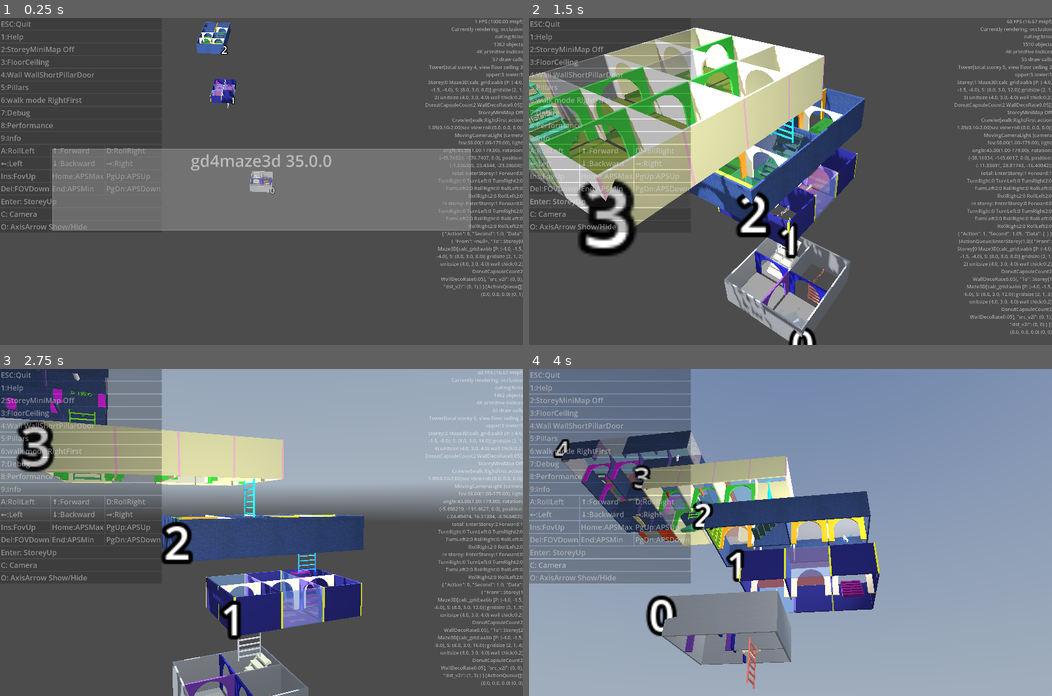
Above: before the commit, frames 1-4 (two rows, left to right).
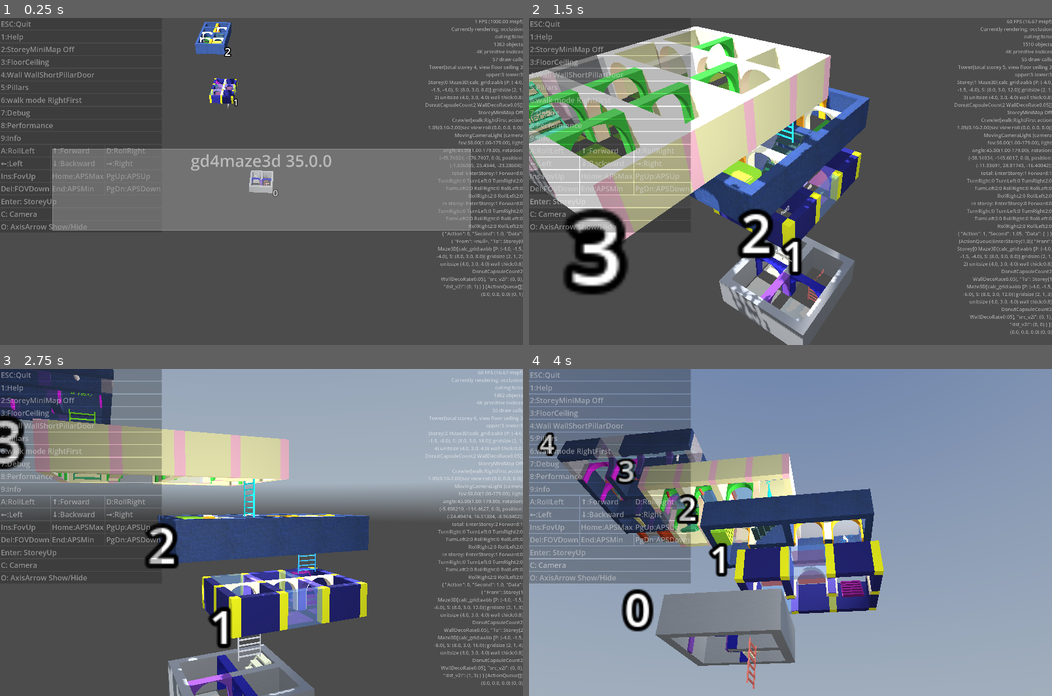
Above: after the commit, the same moments.

Repository: kasworld/gd4maze3d
Game: Godot game, scene res://main.tscn
The game is run twice, just before and just after one commit, with the same random seed, the same clock (stepped at 60 frames per second) and the same inputs. A sky picture missing from this copy of the repository is replaced by a grey-blue gradient.
Inputs (mouse positions are in pixels of both pictures, inside the frame that each line leads up to):
- Up to frame 1 (0.25 s): no input
- Up to frame 2 (1.5 s): click "Enter: StoreyUp" at 0.5 s; click "Enter: StoreyUp" at 1.25 s
- Up to frame 3 (2.75 s): tap Enter at 2 s; move the mouse to (376, 516) at 2.02 s; hold Right from 2.03 s (still down); tap Q at 2.1 s; click (376, 516) at 2.17 s
- Up to frame 4 (4 s): move the mouse to (685, 548) at 2.77 s; release Right at 2.78 s; hold Down 2.78-3.53 s; tap E at 2.85 s; move the mouse to (842, 460) at 3.52 s; hold Right from 3.53 s (still down); tap 1 at 3.6 s

The runs differ from the first frame. In frame 1, 0.6% of the frame differs, in the area x 37-100%, y 1-76%; in frame 2, 18%, in the area x 0-100%, y 2-100%; in frame 3, 8.3%; in frame 4, 9.5%.
Error in both runs: Invalid call. Nonexistent function 'enqueue_with_speed' in base 'RefCounted (ActionQueue)'. (res://main.gd:183)

Commit message:
DoorHoleRate WallThickRate

Diff:
--- a/storey/storey.gd
+++ b/storey/storey.gd
@@ -37,6 +37,8 @@
 var DonutCapsuleCount :int = 0
 var WallDecoRate :float = 0
 var MaxTableCount :int = 0
+var DoorHoleRate := 0.9
+var WallThickRate := 0.25
 func set_param(grid_size) -> Storey:
 	DonutCapsuleCount = min(100, max(2, grid_size.x*grid_size.y/20.0) )
 	WallDecoRate = 1.0/20.0
@@ -89,12 +91,11 @@
 	sw.split("maze2d")
 	maze2d.init_astar()
 	sw.split("maze2d init_astar")
-	var wall_thick_rate := 0.05
 	var floor_ceiling_height :float = 0.0 # cell_size.y *0.01
 	maze3d = preload("res://maze_3d/maze_3d.tscn").instantiate()
-	maze3d.init_params(maze2d, cell_size, cell_size.y *wall_thick_rate, 1.0/(grid_size.x*grid_size.y))
+	maze3d.init_params(maze2d, cell_size, cell_size.y *WallThickRate, 1.0/(grid_size.x*grid_size.y))
 	sw.split("maze3d init_params")
-	maze3d.init_floor_ceiling_plane(Vector2i(1,1), floor_ceiling_height, 1.0-wall_thick_rate,
+	maze3d.init_floor_ceiling_plane(Vector2i(1,1), floor_ceiling_height, 1.0-WallThickRate,
 		Color(RandomColorIter.get_and_next(), 0.5),
 		Color(RandomColorIter.get_and_next(), 0.5),
 	)
@@ -109,7 +110,7 @@
 	sw.split("maze3d init_with_material")
 	maze2d.iter_wall(add_wall_deco_at)
 	sw.split("maze3d add_wall_deco_at")
-	maze3d.make_door_by_maze(RandomColorIter.get_and_next() , RandomColorIter.get_and_next(), 0.7)
+	maze3d.make_door_by_maze(RandomColorIter.get_and_next() , RandomColorIter.get_and_next(), DoorHoleRate)
 	sw.split("maze3d makedoor")
 	storey_num = num
 	놓인것들 = PlacedThings.new(maze3d.PreCalced.Grid2D)
